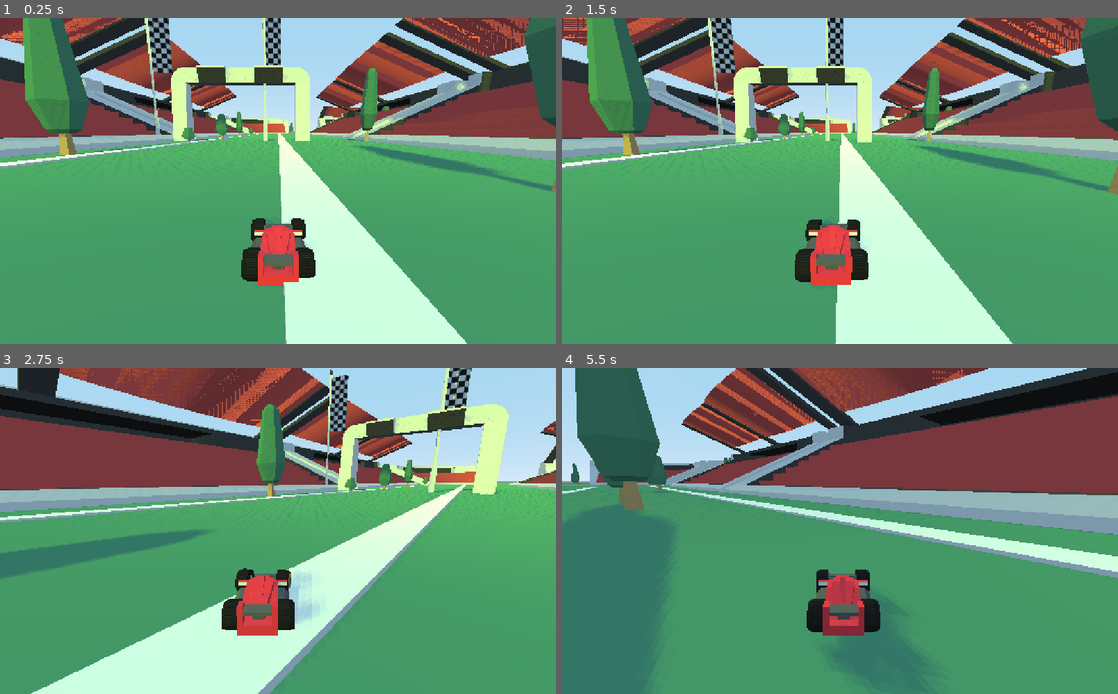
Above: before the commit, frames 1-4 (two rows, left to right).
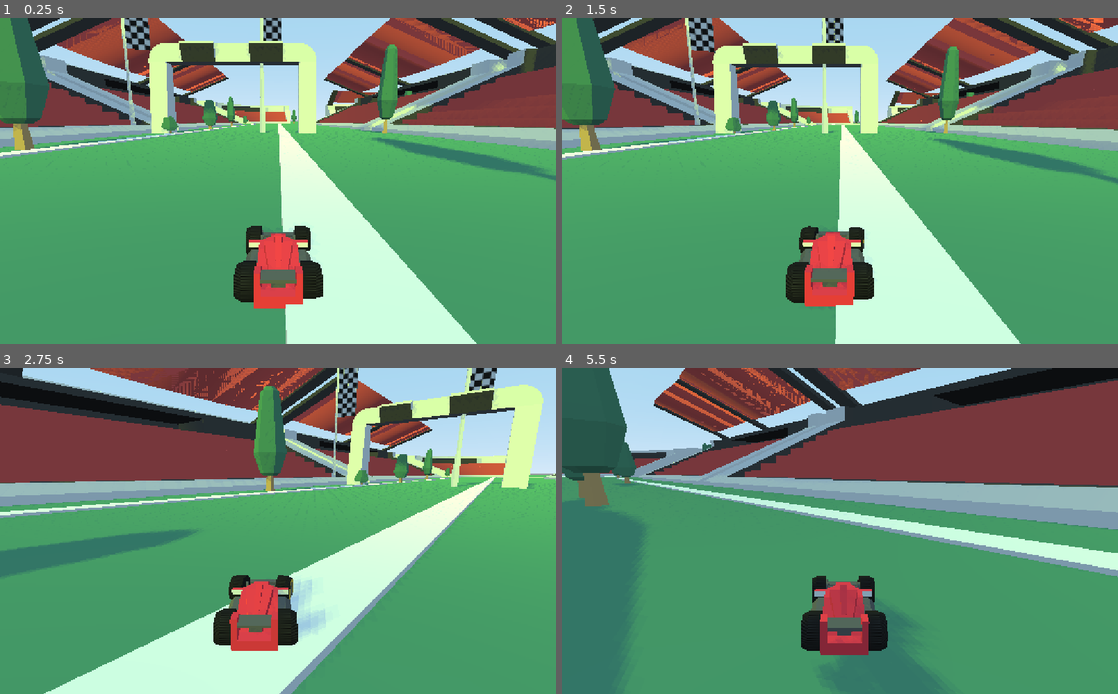
Above: after the commit, the same moments.

Repository: RichoM/LowPolyRacing
Game: Godot game, scene res://Race.tscn
Same seed, same stepped clock (60 frames per second), same inputs: the game is played once before the commit and once after it.
Inputs:
- Up to frame 1 (0.25 s): no input
- Up to frame 2 (1.5 s): hold Right (ui_right) 0.53-1.28 s; hold Down (ui_down) from 1.28 s (still down)
- Up to frame 3 (2.75 s): release Down (ui_down) at 2.03 s; hold Right (ui_right) from 2.03 s (still down)
- Up to frame 4 (5.5 s): release Right (ui_right) at 2.78 s; hold Up (ui_up) 2.78-3.53 s; hold Left (ui_left) 3.53-5.03 s; hold Down (ui_down) from 5.03 s (still down)

The runs differ from the first frame. In frame 1, 36% of the frame differs, in the area x 0-100%, y 0-100%; in frame 2, 36%; in frame 3, 32%; in frame 4, 30%.

Commit message:
Changing the camera fov depending on the car speed for a nice effect

Diff:
--- a/Race.tscn
+++ b/Race.tscn
@@ -32,6 +32,7 @@
 [node name="Camera" type="Camera" parent="car"]
 transform = Transform( 1, -6.80132e-08, -7.17729e-09, 6.80132e-08, 0.977973, 0.208731, -7.17728e-09, -0.208731, 0.977973, 1.43051e-06, 2.69673, 4.81864 )
 current = true
+fov = 60.0
 far = 1000.0
 
 [node name="Camera2" type="Camera" parent="car"]
--- a/car.gd
+++ b/car.gd
@@ -7,8 +7,6 @@
 onready var camera = $Camera
 
 func _process(delta):
-	self.axis_lock_linear_y = self.axis_lock_linear_y || self.linear_velocity.length() > 10
-
 	if Input.is_action_pressed("ui_up"):
 		engine_force = -ACCELERATION * MAX_SPEED
 	elif Input.is_action_pressed("ui_down"):
@@ -23,5 +21,11 @@
 		target_steering = -MAX_STEERING
 
 	steering = lerp(steering, target_steering, 4 * delta)
+
+	self.axis_lock_linear_y = self.axis_lock_linear_y || self.linear_velocity.length() > 10
+
 	if camera:
 		camera.h_offset = -steering * 1.5
+		var velocity = linear_velocity.length()
+		camera.fov = lerp(60, 90, velocity / 75)
+		camera.fov = min(camera.fov, 90)
